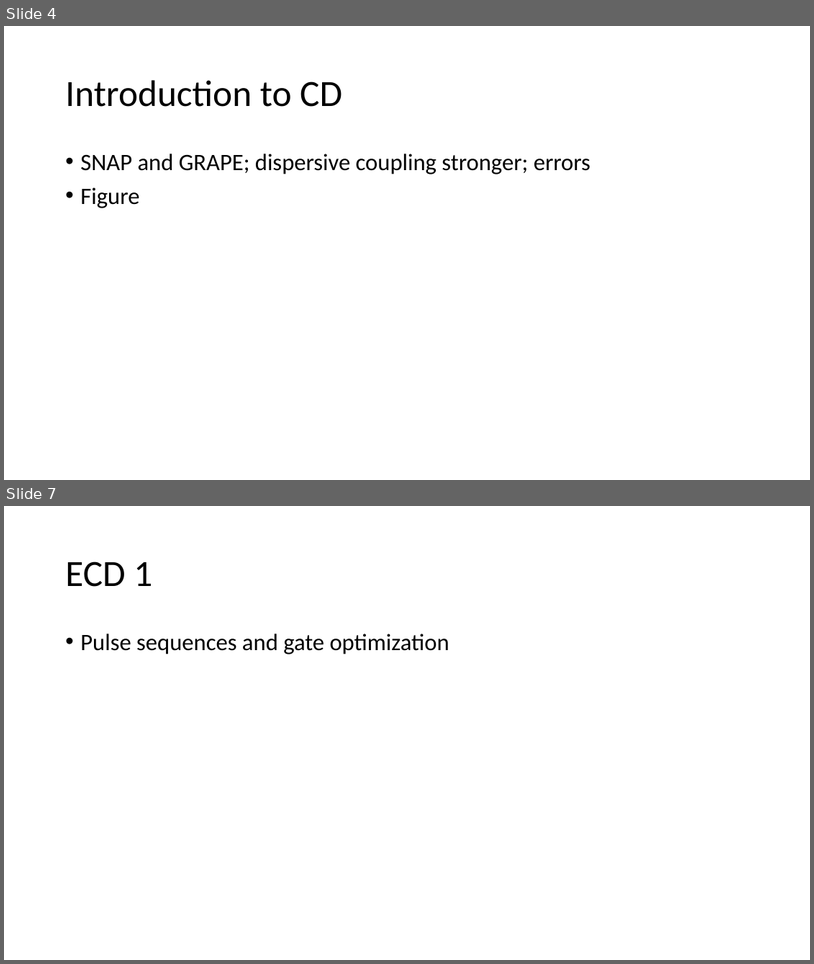
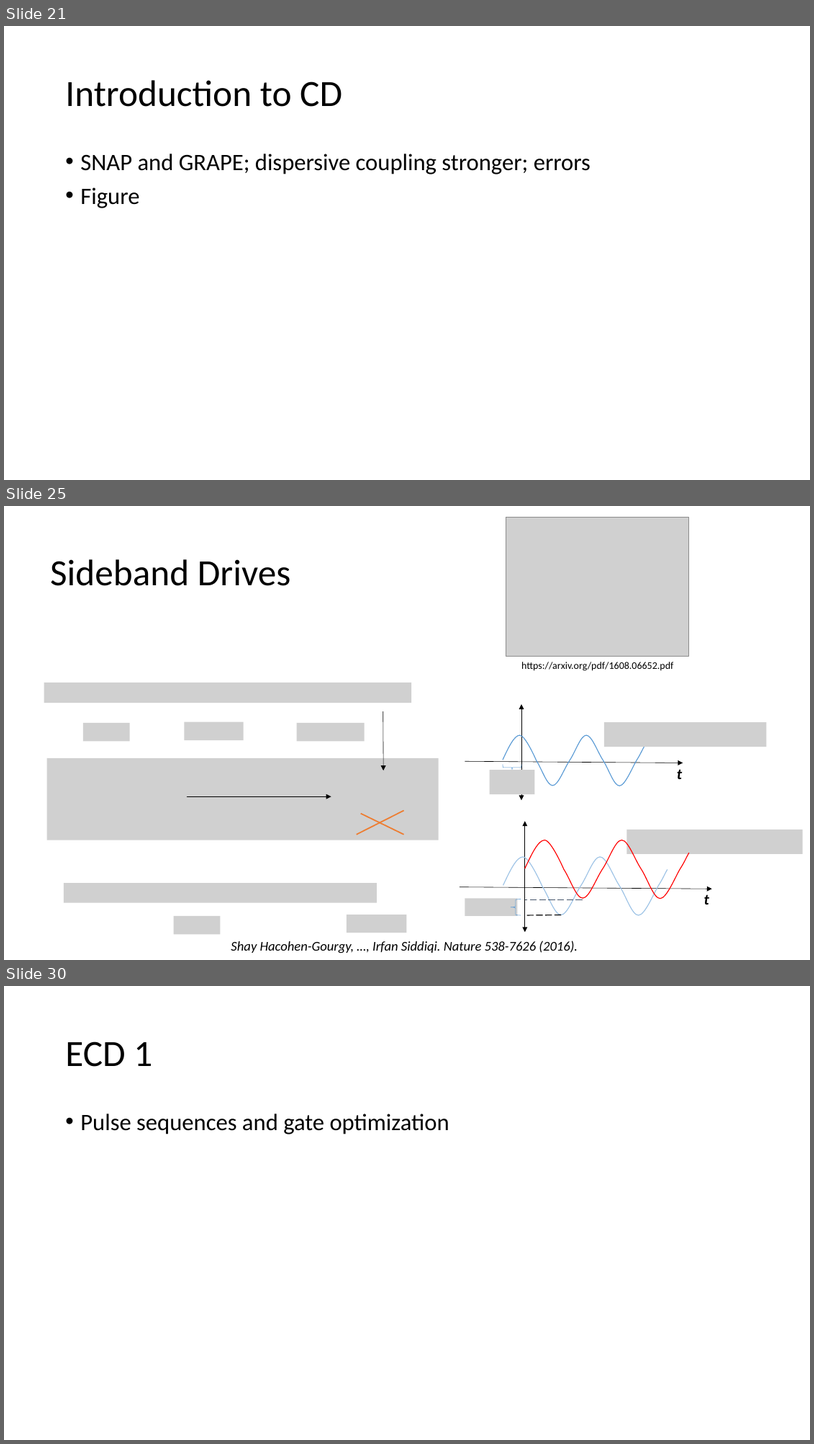
Before and after one commit to EeshGupta/Multimode-Conditional-Displacements, a slide deck: presentations/mcs_sqms.pptx. Shown one above the other, each under a label of ours: slides 4 and 7 before the commit, slides 21, 25 and 30 after it; the slides between them are not shown. The pictures are 814x964 and 814x1444 pixels, drawn with LibreOffice and Linux fonts; fonts in the diff are those of the drawing; grey boxes stand for pictures. Boxes give left, top, right and bottom in pixels: in the first picture for what was removed or moved away, otherwise in the second. Text is boxed around its words. In the diff, an @@ line names an element or a change of style, - is before the commit and + after.

```diff
--- a/presentations/mcs_sqms.pptx
+++ b/presentations/mcs_sqms.pptx
@@ slide 25 added at [4,506,810,960], background #FFFFFF @@
@@ picture added at [506,518,689,656] @@
@@ title added at [50,559,291,586], 44 pt, text #000000 @@
+Sideband Drives
@@ text added at [522,662,674,671], 12 pt, text #000000 @@
+https://arxiv.org/pdf/1608.06652.pdf
@@ picture added at [44,682,412,703] @@
@@ arrow added from (383, 711) to (384, 770), #000000 0.5 pt @@
@@ picture added at [83,723,130,741] @@
@@ picture added at [184,722,244,740] @@
@@ picture added at [297,723,365,741] @@
@@ group added at [465,704,767,800]: 2 pictures, 1 arrow, 1 double arrow, 1 text, 1 freeform shape, 1 right brace @@
+t
@@ picture added at [47,758,439,840] @@
@@ picture added at [357,780,406,805] @@
@@ arrow added from (187, 796) to (332, 796), #000000 0.5 pt @@
@@ picture added at [355,811,404,836] @@
@@ line added from (357, 834) to (404, 811), #ED7D31 1.5 pt @@
@@ line added from (404, 834) to (361, 813), #ED7D31 1.5 pt @@
@@ picture added at [64,883,377,903] @@
@@ picture added at [173,916,220,934] @@
@@ picture added at [347,914,407,932] @@
@@ group added at [460,821,803,932]: 2 freeform shapes, 2 pictures, 2 lines, 1 arrow, 1 double arrow, 1 text, 1 left brace @@
+t
@@ text added at [231,940,578,952], 16 pt, text #000000, italic @@
+Shay Hacohen-Gourgy, …, Irfan Siddiqi. Nature 538-7626 (2016).
@@ what was slide 4 is now slide 21 @@
@@ what was slide 7 is now slide 30 @@
```
Also in this commit, not shown: 1 slide changed, 23 other slides added, 1 slide removed.
